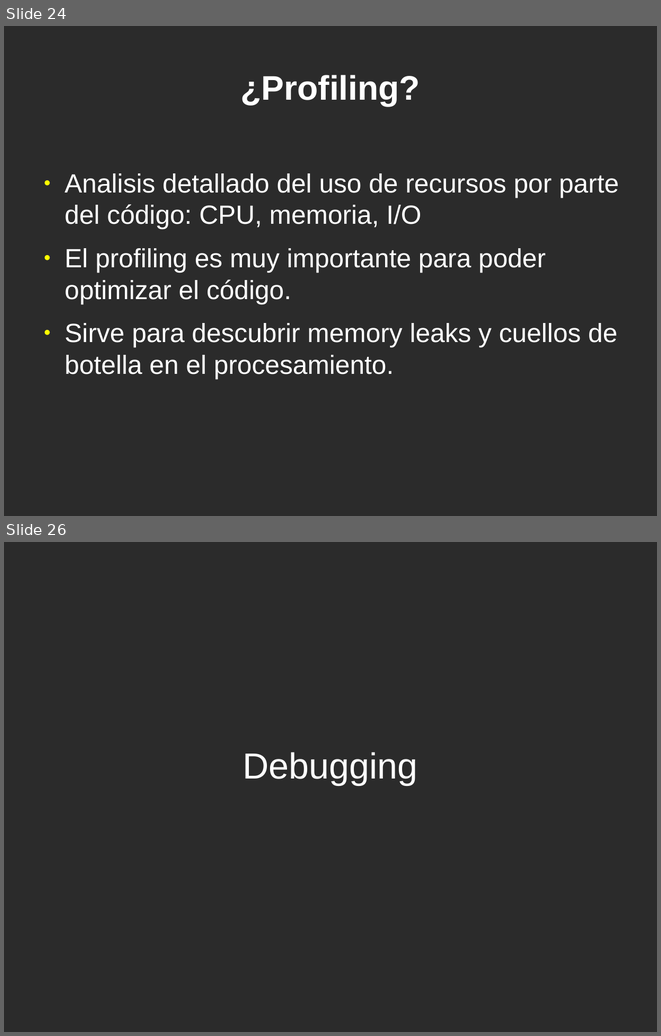
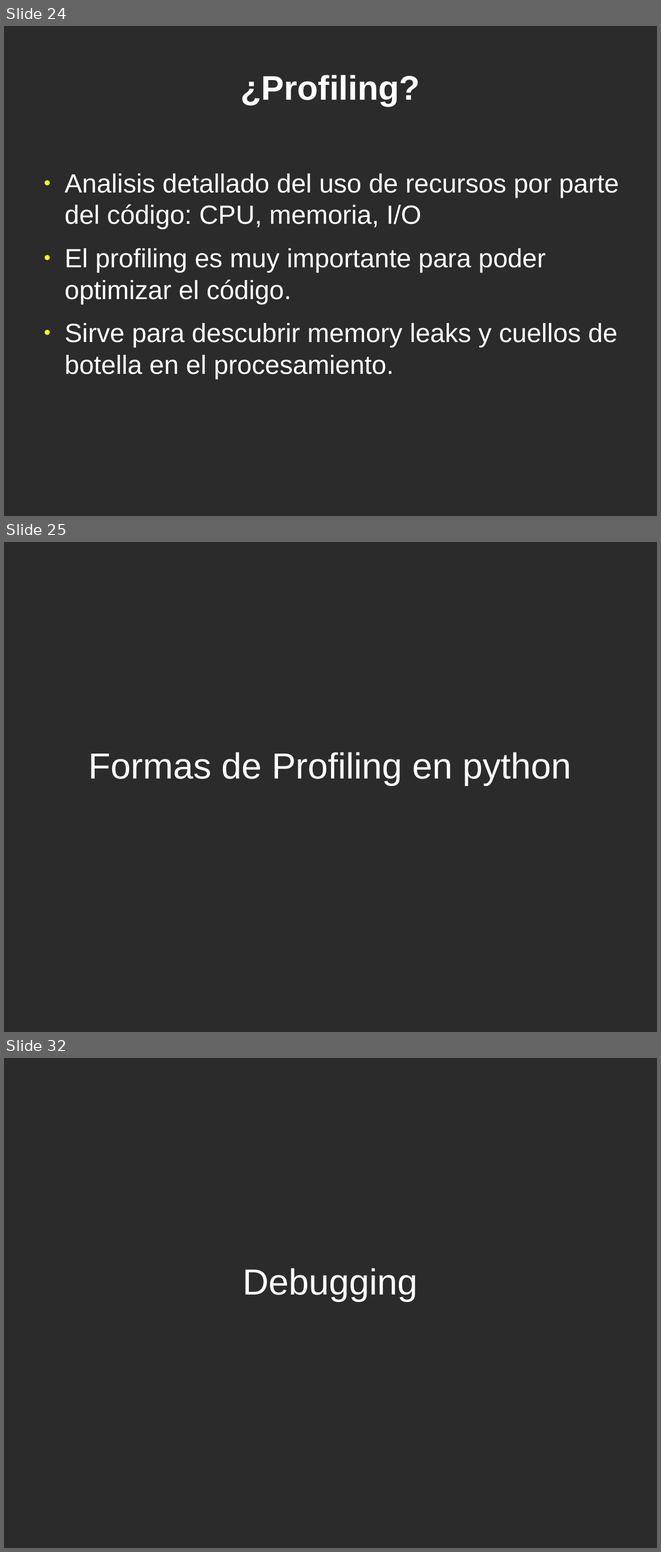
Before and after one commit to jeudy/clases_topicosI2013, a slide deck: 14-Debugging-Profiling-Testing.odp. Shown one above the other, each under a label of ours: slides 24 and 26 before the commit, slides 24, 25 and 32 after it; the slides between them are not shown. The pictures are 661x1036 and 661x1552 pixels, drawn with LibreOffice and Linux fonts; fonts in the diff are those of the drawing; background and template pictures are left out; a plain dark background stands for a picture behind light text. Boxes give left, top, right and bottom in pixels: in the first picture for what was removed or moved away, otherwise in the second. Text is boxed around its words. In the diff, an @@ line names an element or a change of style, - is before the commit and + after.

```diff
--- a/14-Debugging-Profiling-Testing.odp
+++ b/14-Debugging-Profiling-Testing.odp
@@ slide 25 added at box(4, 542, 657, 1032), background picture (left out) @@
@@ subtitle added at box(89, 752, 571, 785), 44 pt, text #FFFFFF @@
+Formas de Profiling en python
@@ what was slide 26 is now slide 32 @@
```
Also in this commit, not shown: 6 other slides added, 1 slide removed.
